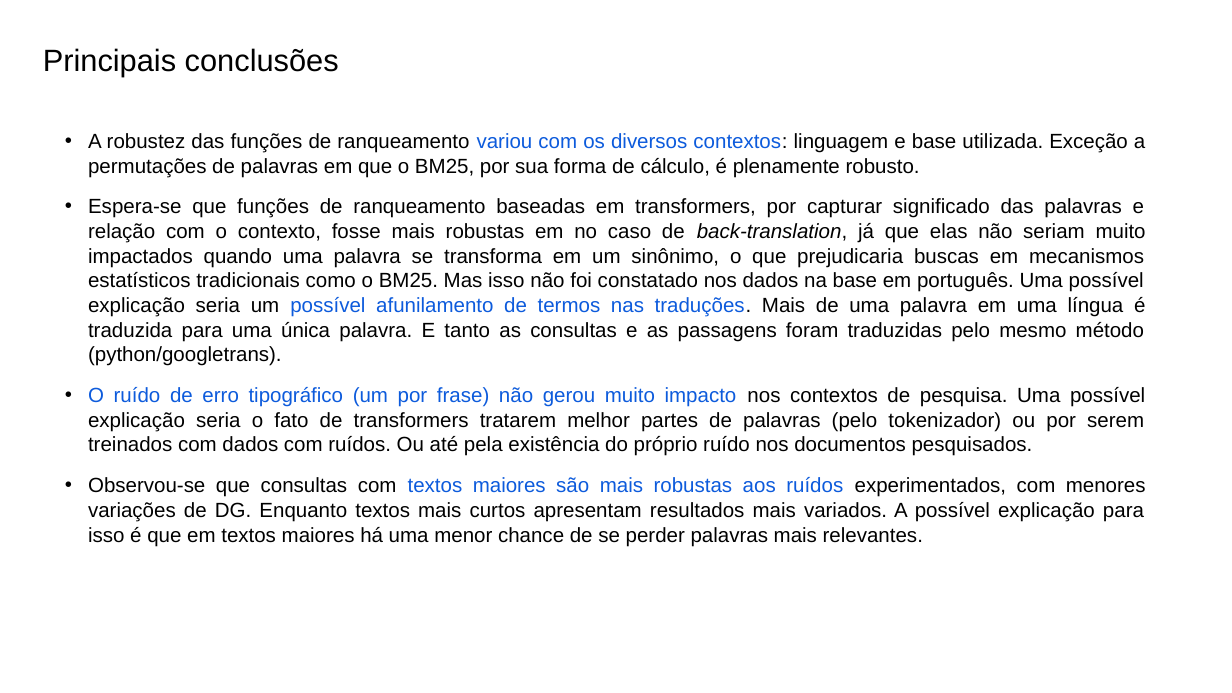
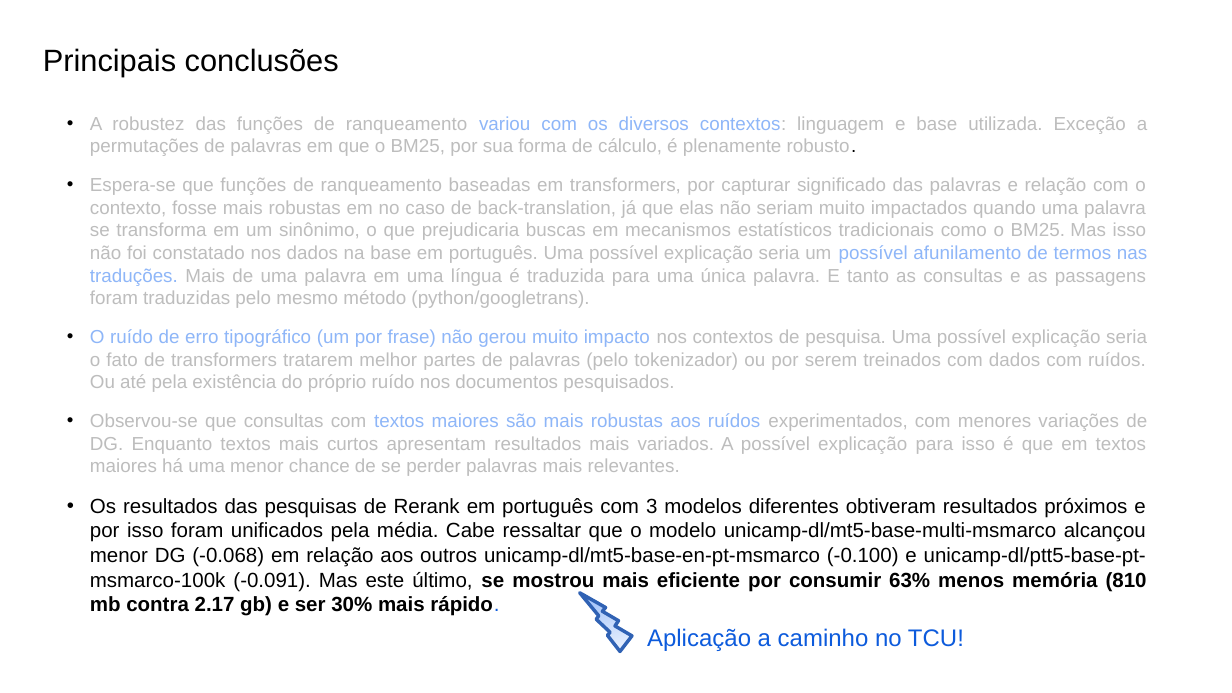
Before and after one commit to leonardo3108/robustez-query, a slide deck: slide 14 of docs/presentations/Apresentação final - 20211209.pptx (slide 11 before the commit). Drawn at 1232x693 pixels with LibreOffice and Linux fonts; fonts in the diff are those of the drawing. Boxes give left, top, right and bottom in pixels: in the first picture for what was removed or moved away, otherwise in the second. Text is boxed around its words. In the diff, an @@ line names an element or a change of style, - is before the commit and + after.

Commit message:
apresentação final

```diff
--- a/docs/presentations/Apresentação final - 20211209.pptx
+++ b/docs/presentations/Apresentação final - 20211209.pptx
@@ text "A robustez das funções de ...": place and size @@
-text "A robustez das funções de ..." at box(88, 133, 1146, 546)
+text "A robustez das funções de ..." at box(90, 116, 1147, 616)
@@ text at box(90, 116, 1147, 476): size 12 to 11 pt in "A robustez das funções de ranqueamento variou ...", "Espera-se que funções de ranqueamento baseadas em ...", "O ruído de erro tipográfico (um por ...", "Observou-se que consultas com textos maiores são ..."; text colour #000000 to #BDBDBD in "A robustez das funções de ranqueamento contextos: ...", "Espera-se que funções de ranqueamento baseadas em ...", "nos contextos de pesquisa. Uma possível explicação ...", "Observou-se que consultas com experimentados, com menores ..."; text colour #0D5BDC to #8EB6F8 in "variou com os diversos contextos:", "possível afunilamento de termos nas traduções.", "O ruído de erro tipográfico (um por ...", "textos maiores são mais robustas aos ruídos"; text colour #000000 to #8EB6F8 in "traduções."; italic off in "back-translation," @@
@@ text at box(90, 498, 1147, 616): paragraph added @@
+• Os resultados das pesquisas de Rerank em português com 3 modelos diferentes obtiveram resultados próximos e por isso foram unificados pela média. Cabe ressaltar que o modelo unicamp-dl/mt5-base-multi-msmarco alcançou menor DG (-0.068) em relação aos outros unicamp-dl/mt5-base-en-pt-msmarco (-0.100) e unicamp-dl/ptt5-base-pt-msmarco-100k (-0.091). Mas este último, se mostrou mais eficiente por consumir 63% menos memória (810 mb contra 2.17 gb) e ser 30% mais rápido.
@@ lightning bolt added at box(580, 583, 635, 657), fill gradient #F6F9FE to #AAC8FA to #C6DAFC, outline #3162B5 2 pt @@
@@ text added at box(647, 628, 964, 651), 14 pt, text #0D5BDC @@
+Aplicação a caminho no TCU!
```
Also in this commit, not shown: 6 other slides changed, 3 slides added.
